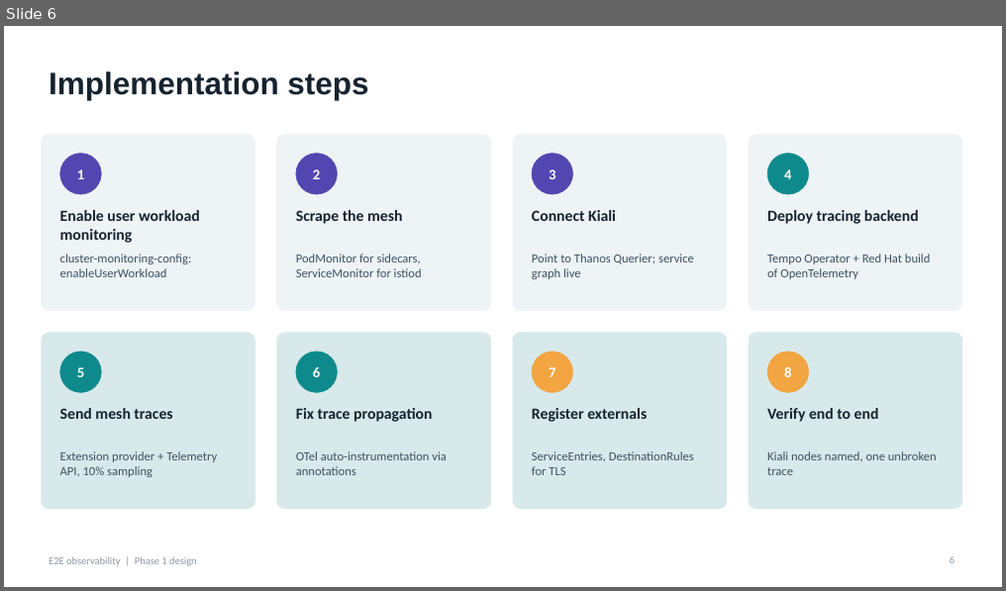
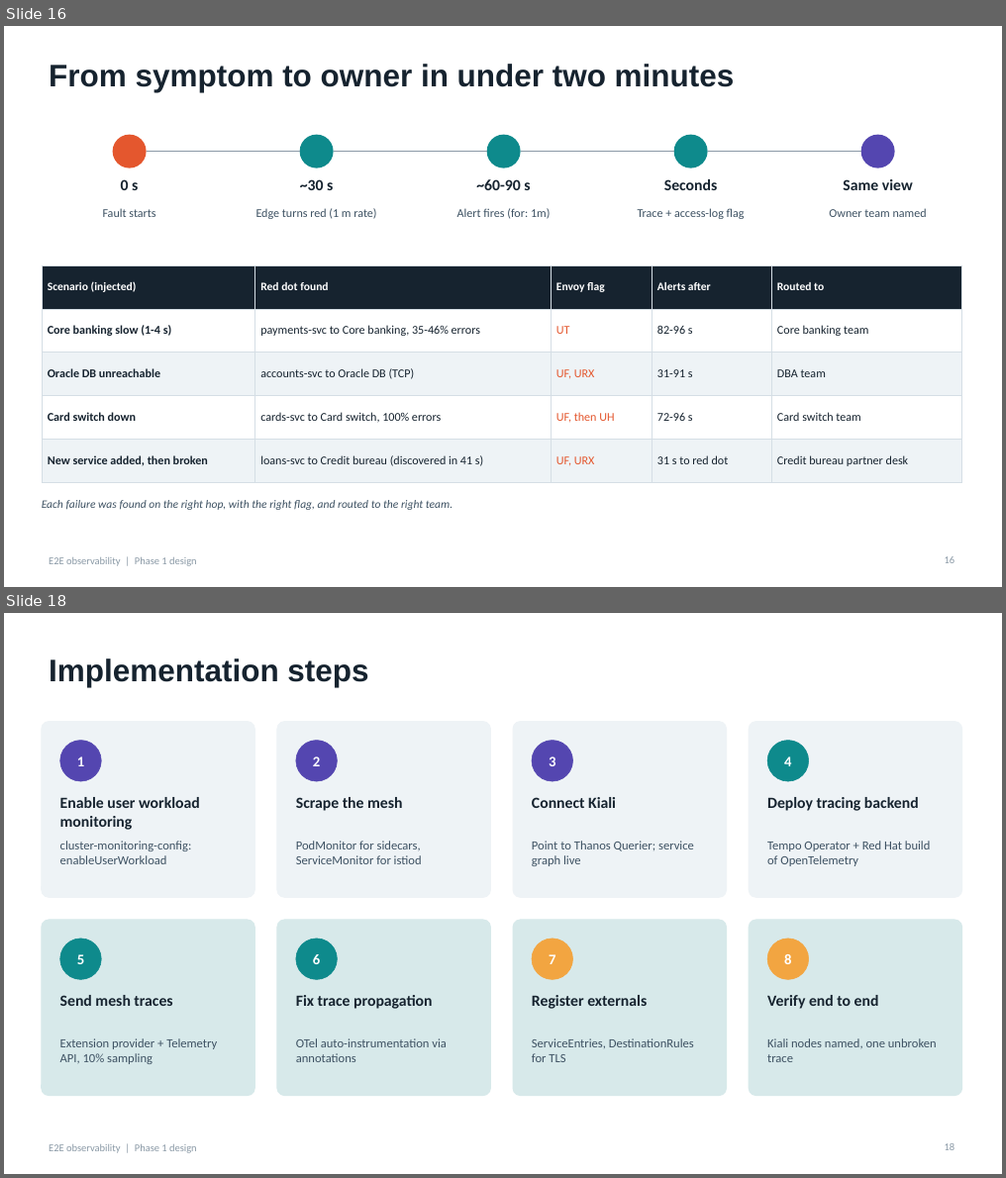
Before and after one commit to canpolatoral/monitoring-poc, a slide deck: docs/e2e_observability_design.pptx. Shown one above the other, each under a label of ours: slide 6 before the commit, slides 16 and 18 after it; the slides between them are not shown. The pictures are 1006x591 and 1006x1178 pixels, drawn with LibreOffice and Linux fonts; fonts in the diff are those of the drawing. Boxes give left, top, right and bottom in pixels: in the first picture for what was removed or moved away, otherwise in the second. Text is boxed around its words. In the diff, an @@ line names an element or a change of style, - is before the commit and + after.

```diff
--- a/docs/e2e_observability_design.pptx
+++ b/docs/e2e_observability_design.pptx
@@ slide 16 added at (4,26,1002,587), background #FFFFFF; not listed: 1 template element that a slide beside it also shows @@
@@ title added at (49,64,735,92), 30 pt, text #16232F, bold @@
+From symptom to owner in under two minutes
@@ ellipse added at (113,135,147,169), fill #E4572E @@
@@ ellipse added at (300,135,334,169), fill #0E8A8C @@
@@ ellipse added at (487,135,521,169), fill #0E8A8C @@
@@ ellipse added at (674,135,708,169), fill #0E8A8C @@
@@ ellipse added at (861,135,895,169), fill #5446B0 @@
@@ line added from (147, 152) to (300, 152), #8A99A6 1.25 pt @@
@@ line added from (334, 152) to (487, 152), #8A99A6 1.25 pt @@
@@ line added from (521, 152) to (674, 152), #8A99A6 1.25 pt @@
@@ line added from (708, 152) to (861, 152), #8A99A6 1.25 pt @@
@@ text added at (121,179,138,190), 15 pt, text #16232F, bold @@
+0 s
@@ text added at (300,179,333,190), 15 pt, text #16232F, bold @@
+~30 s
@@ text added at (476,179,530,190), 15 pt, text #16232F, bold @@
+~60-90 s
@@ text added at (664,179,717,190), 15 pt, text #16232F, bold @@
+Seconds
@@ text added at (843,179,913,190), 15 pt, text #16232F, bold @@
+Same view
@@ text added at (103,208,155,217), 11.5 pt, text #3E5263 @@
+Fault starts
@@ text added at (256,208,376,219), 11.5 pt, text #3E5263 @@
+Edge turns red (1 m rate)
@@ text added at (457,208,549,219), 11.5 pt, text #3E5263 @@
+Alert fires (for: 1m)
@@ text added at (638,208,745,219), 11.5 pt, text #3E5263 @@
+Trace + access-log flag
@@ text added at (829,208,927,217), 11.5 pt, text #3E5263 @@
+Owner team named
@@ table added at (42,266,962,482), 5 rows, 5 columns @@
+Scenario (injected) | Red dot found | Envoy flag | Alerts after | Routed to
+Core banking slow (1-4 s) | payments-svc to Core banking, 35-46% errors | UT | 82-96 s | Core banking team
+Oracle DB unreachable | accounts-svc to Oracle DB (TCP) | UF, URX | 31-91 s | DBA team
+Card switch down | cards-svc to Card switch, 100% errors | UF, then UH | 72-96 s | Card switch team
+New service added, then broken | loans-svc to Credit bureau (discovered in 41 s) | UF, URX | 31 s to red dot | Credit bureau partner desk
@@ text added at (42,500,452,510), 11 pt, text #3E5263, italic @@
+Each failure was found on the right hop, with the right flag, and routed to the right team.
@@ page number added at (944,557,955,564), 10 pt, text #8A99A6 @@
+16
@@ what was slide 6 is now slide 18 @@
@@ page number at (944,1144,955,1151): text changed @@
-6
+18
```
Also in this commit, not shown: 11 other slides added, 6 other files.
